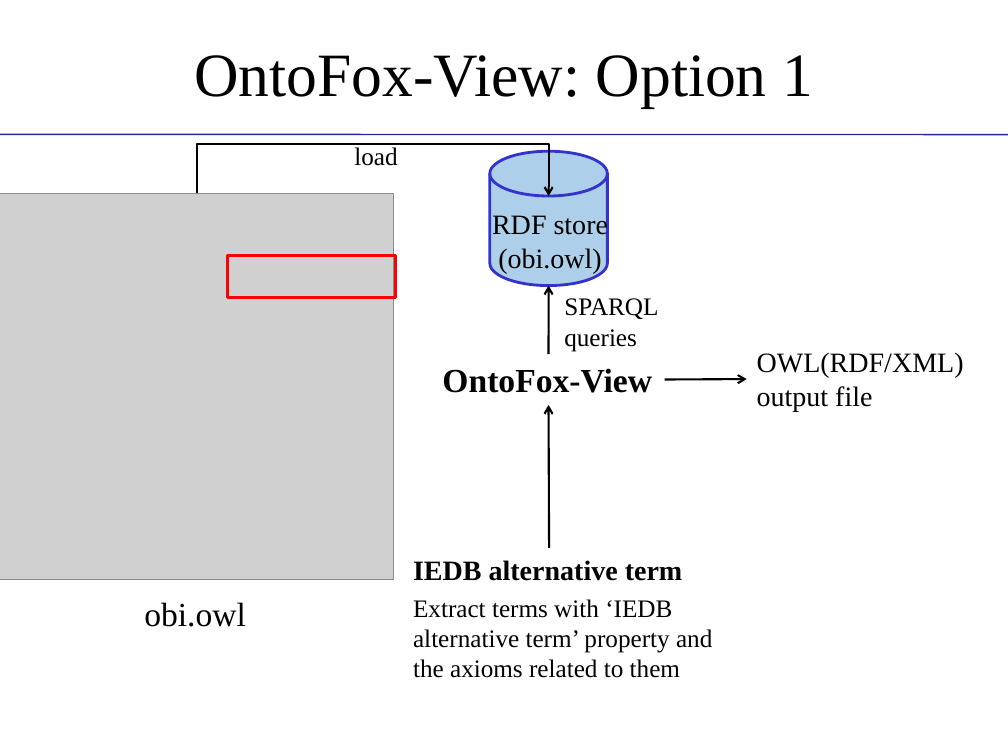
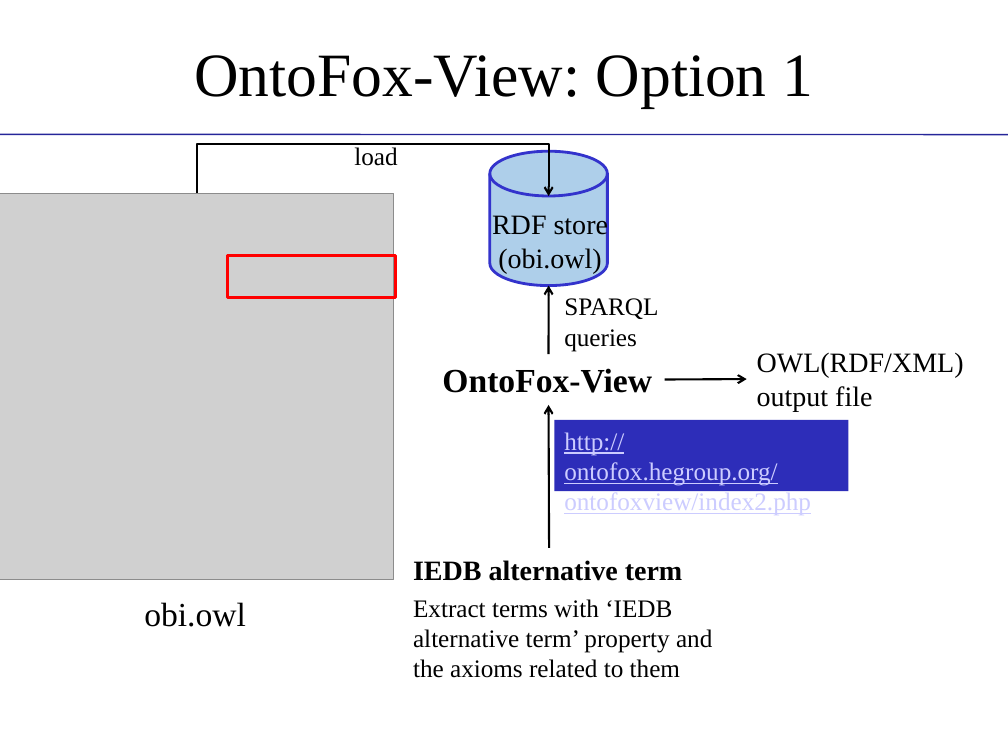
Before and after one commit to obi-ontology/obi-legacy-svn, a slide deck: slide 15 of trunk/docs/presentations/OBI tutorial July 2011 ICBO/MIREOT-View.pptx. Drawn at 1008x756 pixels with LibreOffice and Linux fonts; fonts in the diff are those of the drawing; grey boxes stand for pictures; background and template pictures are left out. Boxes give left, top, right and bottom in pixels: in the first picture for what was removed or moved away, otherwise in the second. Text is boxed around its words. In the diff, an @@ line names an element or a change of style, - is before the commit and + after.

```diff
--- a/trunk/docs/presentations/OBI tutorial July 2011 ICBO/MIREOT-View.pptx
+++ b/trunk/docs/presentations/OBI tutorial July 2011 ICBO/MIREOT-View.pptx
@@ rectangle added at (x1=554, y1=420, x2=849, y2=492), fill #2D2DB9, 18 pt, text #CCCCFF, underline @@
+http://ontofox.hegroup.org/ontofoxview/index2.php
```
Also in this commit, not shown: 3 other slides changed.
